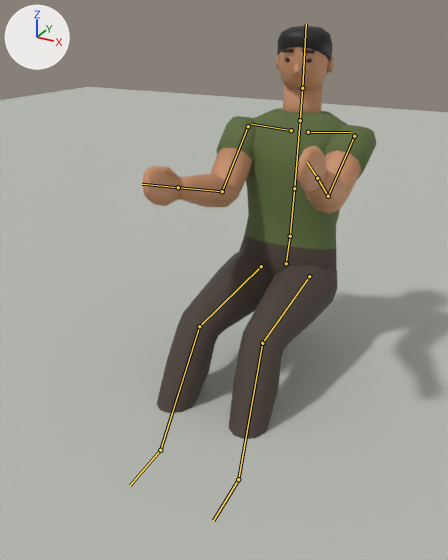
One commit to the Blender file assets/blender/characters/pedestrian_heavy.blend: the scene before it, then after it.
Camera for both pictures: a 50 mm camera at (0.801, -1.922, 1.143) aimed at (-0.017, -0.435, 0.399). The axes (+X, +Y, +Z) are drawn at upper left. The lights are the same throughout. The older version comes first. Both versions are drawn at frame -30 of the action 'drive'; the numbers are the values there. The bones that bend it are drawn over the model as lines.

Names of what the first picture shows: 'body', 'hair', 'head', 'preview_ground'.
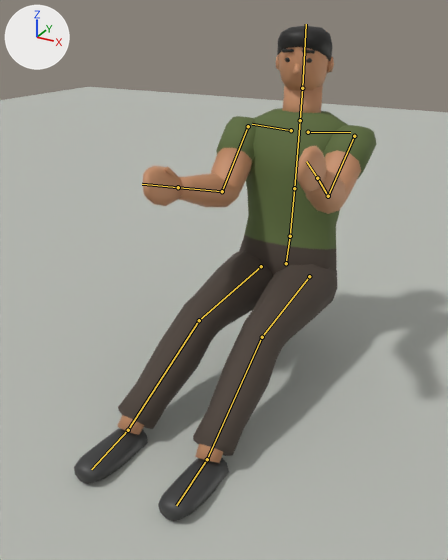
Location of each change, (x1, y1, x2, y2) in pixels of the pictures (448 x 560 px):
```json
{"object": "body", "change": "posed", "before": [142, 85, 377, 439], "after": [74, 85, 377, 521]}
{"bone": "LeftUpperLeg", "before": "(309, 276) to (262, 343)", "after": "(309, 276) to (262, 337)"}
{"bone": "LeftLowerLeg", "before": "(262, 343) to (238, 479)", "after": "(262, 337) to (207, 459)"}
{"bone": "LeftFoot", "before": "(238, 479) to (213, 520)", "after": "(207, 459) to (176, 505)"}
{"bone": "RightUpperLeg", "before": "(261, 266) to (199, 326)", "after": "(261, 266) to (199, 320)"}
{"bone": "RightLowerLeg", "before": "(199, 326) to (160, 450)", "after": "(199, 320) to (128, 430)"}
{"bone": "RightFoot", "before": "(160, 450) to (130, 485)", "after": "(128, 430) to (91, 469)"}
```

The change, as JSON lines over the scene's bpy script:
```json
{"block": "bone_leftupperleg", "where": "bone_leftupperleg = bpy.data.objects['pedestrian_heavy'].pose.bones['LeftUpperLeg']  # child of 'Hips'"}
{"op": "set", "path": "bone_leftupperleg.rotation_quaternion", "old": "(0.833, -0.551, 0.013, -0.036)", "new": "(0.819, -0.573, 0.013, -0.035)", "note": "degrees (-67, -1, -4) -> degrees (-70, -1, -4)"}
{"block": "bone_leftlowerleg", "where": "bone_leftlowerleg = bpy.data.objects['pedestrian_heavy'].pose.bones['LeftLowerLeg']  # child of 'LeftUpperLeg'"}
{"op": "set", "path": "bone_leftlowerleg.rotation_quaternion", "old": "(0.906, 0.423, 0.0, 0.0)", "new": "(0.985, 0.174, 0.0, 0.0)", "note": "degrees (50, 0, 0) -> degrees (20, 0, 0)"}
{"block": "bone_leftfoot", "where": "bone_leftfoot = bpy.data.objects['pedestrian_heavy'].pose.bones['LeftFoot']  # child of 'LeftLowerLeg'"}
{"op": "set", "path": "bone_leftfoot.rotation_quaternion", "old": "(0.991, 0.131, 0.0, 0.0)", "new": "(0.906, 0.423, 0.0, 0.0)", "note": "degrees (15, 0, 0) -> degrees (50, 0, 0)"}
{"block": "bone_rightupperleg", "where": "bone_rightupperleg = bpy.data.objects['pedestrian_heavy'].pose.bones['RightUpperLeg']  # child of 'Hips'"}
{"op": "set", "path": "bone_rightupperleg.rotation_quaternion", "old": "(0.833, -0.551, -0.013, 0.036)", "new": "(0.819, -0.573, -0.013, 0.035)", "note": "degrees (-67, 1, 4) -> degrees (-70, 1, 4)"}
{"block": "bone_rightlowerleg", "where": "bone_rightlowerleg = bpy.data.objects['pedestrian_heavy'].pose.bones['RightLowerLeg']  # child of 'RightUpperLeg'"}
{"op": "set", "path": "bone_rightlowerleg.rotation_quaternion", "old": "(0.906, 0.423, 0.0, 0.0)", "new": "(0.985, 0.174, 0.0, 0.0)", "note": "degrees (50, 0, 0) -> degrees (20, 0, 0)"}
{"block": "bone_rightfoot", "where": "bone_rightfoot = bpy.data.objects['pedestrian_heavy'].pose.bones['RightFoot']  # child of 'RightLowerLeg'"}
{"op": "set", "path": "bone_rightfoot.rotation_quaternion", "old": "(0.991, 0.131, 0.0, 0.0)", "new": "(0.906, 0.423, 0.0, 0.0)", "note": "degrees (15, 0, 0) -> degrees (50, 0, 0)"}
```
